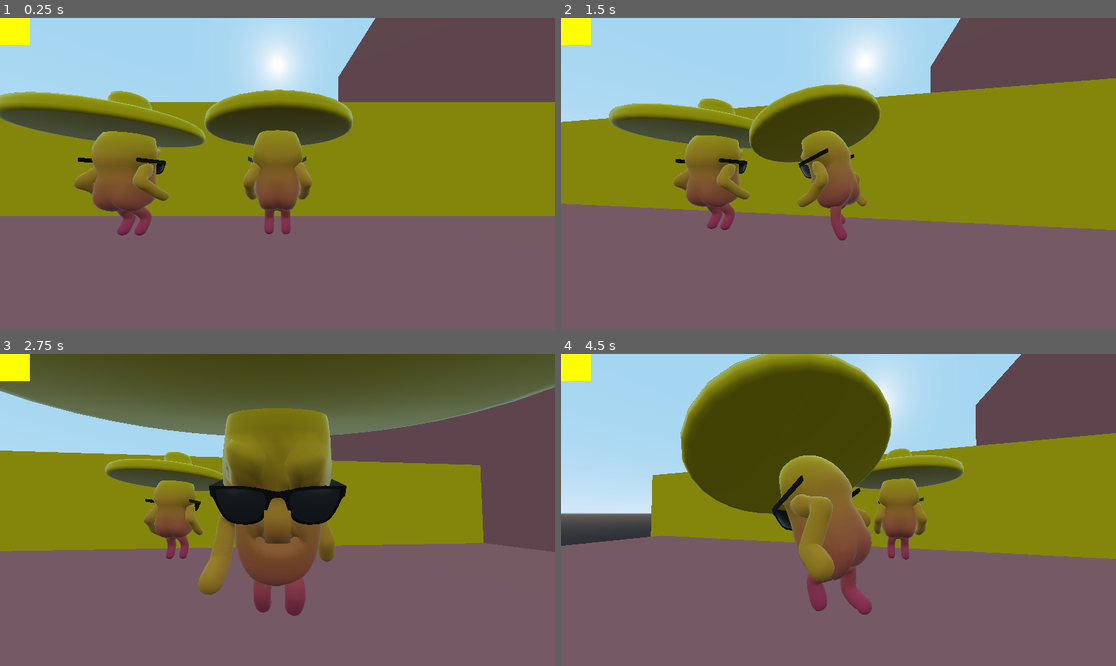
Above: before the commit, frames 1-4 (two rows, left to right).
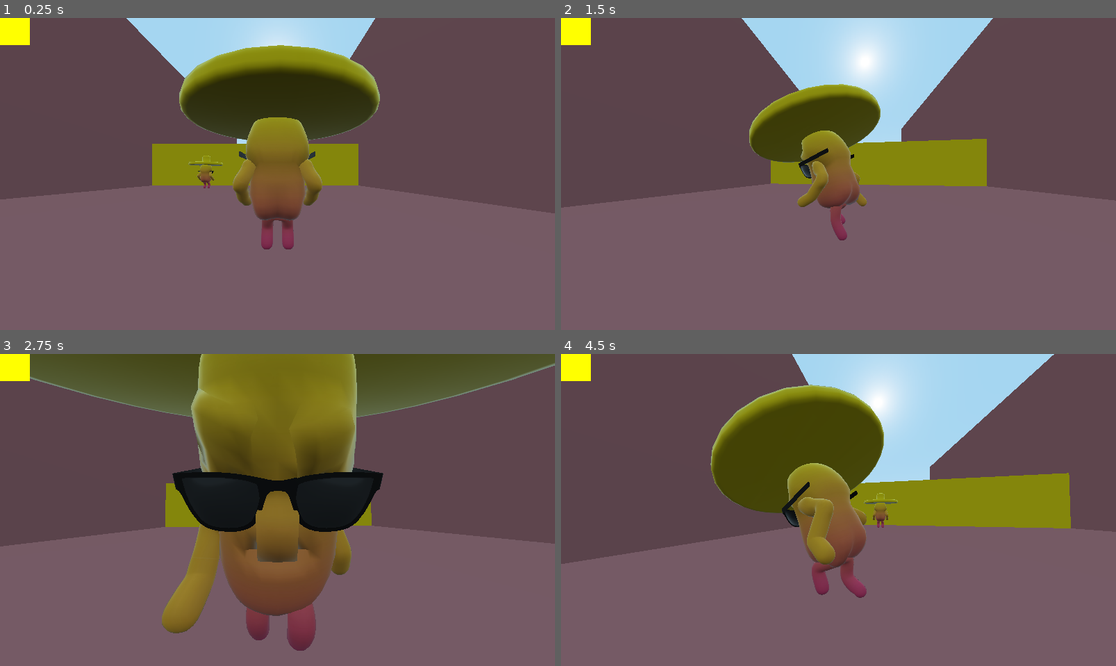
Above: after the commit, the same moments.

Repository: MegaModular/Game-Gam-2022
Game: Godot game, scene res://Level_1_test.tscn
The game is run twice, just before and just after one commit, with the same random seed, the same clock (stepped at 60 frames per second) and the same inputs. This scene is started directly instead of the project's main scene.
Inputs (mouse positions are in pixels of both pictures, inside the frame that each line leads up to):
- Up to frame 1 (0.25 s): no input
- Up to frame 2 (1.5 s): move the mouse to (866, 174) at 0.52 s; hold A (a) 0.53-1.28 s; tap D (d) at 0.8, 1.35 s; move the mouse to (810, 174) at 1.27 s
- Up to frame 3 (2.75 s): tap S (s) at 1.55 s; move the mouse to (288, 503) at 2.02 s; hold S (s) from 2.03 s (still down); tap W (w) at 2.3 s
- Up to frame 4 (4.5 s): move the mouse to (832, 516) at 2.77 s; release S (s) at 2.78 s; tap W (w) at 2.85 s; tap A (a) at 3.05 s; move the mouse to (877, 513) at 3.52 s; hold A (a) 3.53-4.28 s; tap D (d) at 3.8, 4.35 s; move the mouse to (794, 506) at 4.27 s

The runs differ from the first frame. In frame 1, 43% of the frame differs, in the area x 0-100%, y 0-75%; in frame 2, 40%; in frame 3, 42%; in frame 4, 38%.

Commit message:
I did some stuff

Diff:
--- a/Level_1_test.tscn
+++ b/Level_1_test.tscn
@@ -18,7 +18,7 @@
 [node name="Main" type="Spatial"]
 
 [node name="MeshInstance" type="MeshInstance" parent="."]
-transform = Transform( 1, 0, 0, 0, 1, 0, 0, 0, 1, 2.00414, -1, 0 )
+transform = Transform( 1, 0, 0, 0, 1, 0, 0, 0, 2.43523, 2.00414, -1, -11.6677 )
 mesh = SubResource( 1 )
 material/0 = null
 
@@ -29,7 +29,7 @@
 shape = SubResource( 2 )
 
 [node name="MeshInstance2" type="MeshInstance" parent="."]
-transform = Transform( 1, 0, 0, 0, 21.8024, 0, 0, 0, 0.0931473, 2.00414, 7.64254, 10.74 )
+transform = Transform( 1, 0, 0, 0, 21.8024, 0, 0, 0, 0.0931473, 2.00414, 7.64254, 29.944 )
 mesh = SubResource( 1 )
 material/0 = null
 
@@ -40,7 +40,7 @@
 shape = SubResource( 2 )
 
 [node name="MeshInstance3" type="MeshInstance" parent="."]
-transform = Transform( -4.37114e-08, 0, -0.0931473, 0, 21.8024, 0, 1, 0, -4.0716e-09, 24.8257, 7.36321, -12.0413 )
+transform = Transform( -4.37114e-08, 0, -0.0931473, 0, 21.8024, 0, 2.41737, 0, -9.84257e-09, 24.8257, 7.36321, -12.0413 )
 mesh = SubResource( 1 )
 material/0 = null
 
@@ -50,16 +50,30 @@
 [node name="CollisionShape" type="CollisionShape" parent="MeshInstance3/StaticBody"]
 shape = SubResource( 2 )
 
+[node name="MeshInstance4" type="MeshInstance" parent="."]
+transform = Transform( -4.37114e-08, 0, -0.0931473, 0, 21.8024, 0, 2.41737, 0, -9.84257e-09, -22.6465, 7.36321, -12.0413 )
+mesh = SubResource( 1 )
+material/0 = null
+
+[node name="StaticBody" type="StaticBody" parent="MeshInstance4"]
+collision_layer = 9
+
+[node name="CollisionShape" type="CollisionShape" parent="MeshInstance4/StaticBody"]
+shape = SubResource( 2 )
+
 [node name="Player1" parent="." groups=["yellow"] instance=ExtResource( 1 )]
-transform = Transform( 1, 0, 0, 0, 1, 0, 0, 0, 1, 5.67595, 2.13424, 0 )
+transform = Transform( 1, 0, 0, 0, 1, 0, 0, 0, 1, 5.67595, 2.13424, 22.8269 )
 
 [node name="HUD" parent="." instance=ExtResource( 2 )]
 
 [node name="Player2" parent="." groups=["green"] instance=ExtResource( 1 )]
-transform = Transform( 1, 0, 0, 0, 1, 0, 0, 0, 1, 0, 1.87304, 0 )
+transform = Transform( 1, 0, 0, 0, 1, 0, 0, 0, 1, -6.05937, 1.87304, 1.90698 )
 
 [node name="GreenPlatform" parent="." instance=ExtResource( 4 )]
-transform = Transform( 11.4448, 0, 0, 0, 17.9028, 0, 0, 0, 1, 3.99991, 1.85092, -16.2575 )
+transform = Transform( 11.4448, 0, 0, 0, 17.9028, 0, 0, 0, 0.16854, 3.99991, 1.85092, -63.5481 )
 
 [node name="YellowPlatform" parent="." instance=ExtResource( 3 )]
-transform = Transform( 11.4211, 0, 0, 0, 18.1972, 0, 0, 0, 1, 3.91489, 1.90739, -5.35406 )
+transform = Transform( 11.4211, 0, 0, 0, 32.9424, 0, 0, 0, 0.13332, 3.99672, 0.376325, -5.14824 )
+
+[node name="YellowPlatform2" parent="." instance=ExtResource( 3 )]
+transform = Transform( 11.4211, 0, 0, 0, 33.1659, 0, 0, 0, 0.0975489, 3.91489, 0.722574, -23.5387 )
